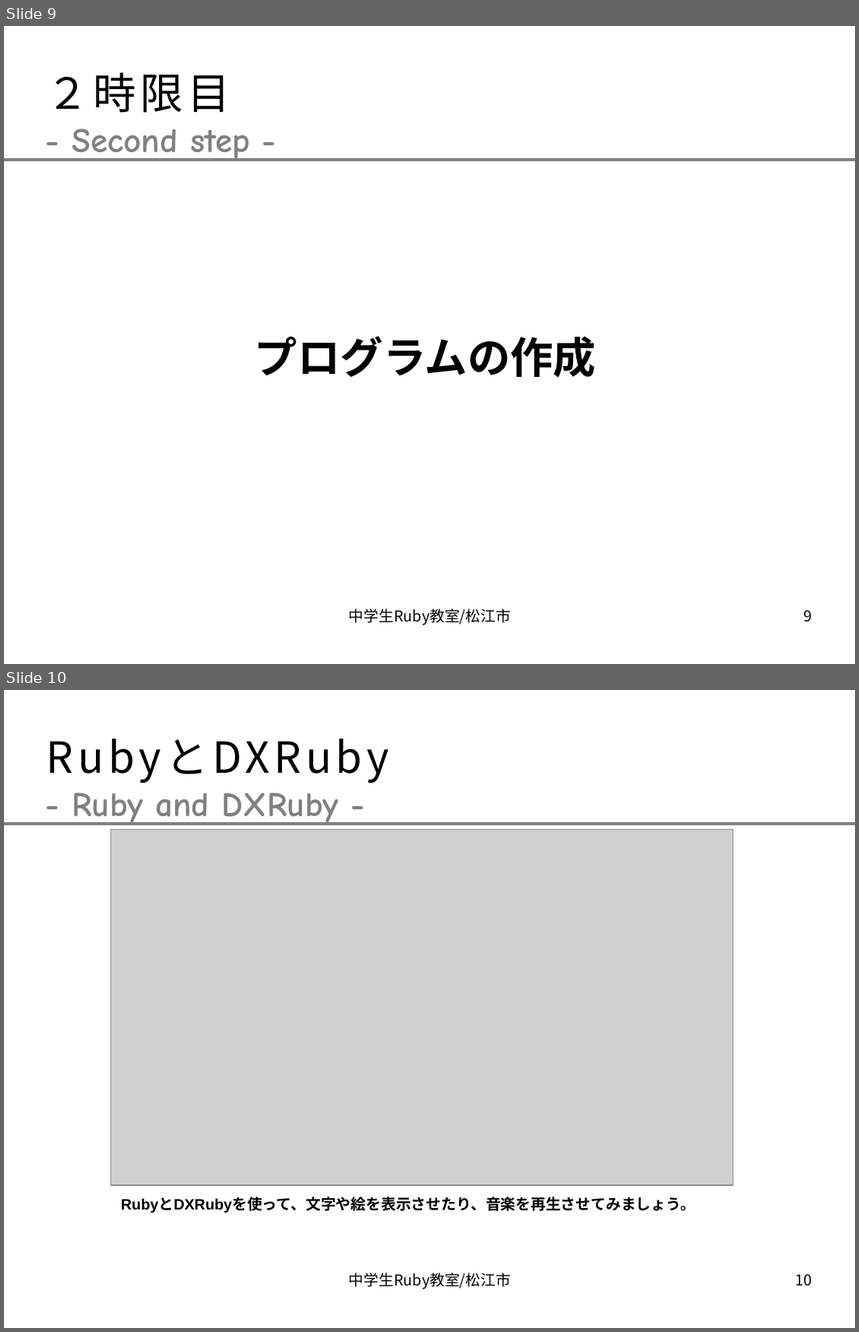
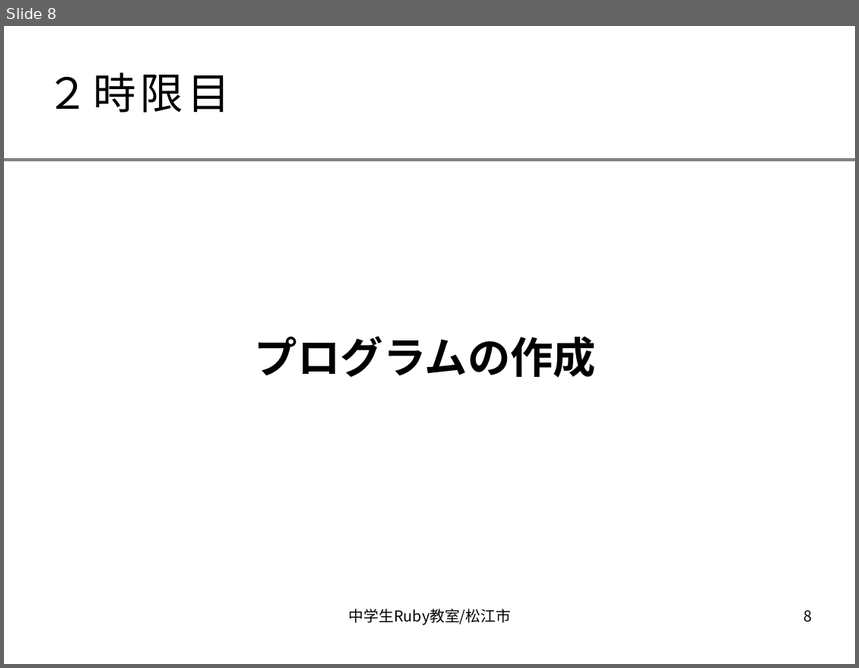
Before and after one commit to smalruby/ruby-school-mjh, a slide deck: mac/doc/text.odp. Shown one above the other, each under a label of ours: slides 9 and 10 before the commit, slide 8 after it. The pictures are 859x1332 and 859x668 pixels, drawn with LibreOffice and Linux fonts; fonts in the diff are those of the drawing; grey boxes stand for pictures; background and template pictures are left out. Boxes give left, top, right and bottom in pixels: in the first picture for what was removed or moved away, otherwise in the second. Text is boxed around its words. In the diff, an @@ line names an element or a change of style, - is before the commit and + after.

```diff
--- a/mac/doc/text.odp
+++ b/mac/doc/text.odp
@@ slide 10 removed at bbox=[4, 690, 855, 1328], background #FFFFFF; not listed: 1 template element that a slide beside it also shows @@
@@ title removed at bbox=[47, 716, 598, 796] @@
-RubyとDXRuby
@@ text removed at bbox=[72, 793, 338, 825] @@
-- Ruby and DXRuby -
@@ picture removed at bbox=[110, 830, 734, 1186] @@
@@ text removed at bbox=[121, 1198, 696, 1213] @@
-RubyとDXRubyを使って、文字や絵を表示させたり、音楽を再生させてみましょう。
@@ text removed at bbox=[349, 1273, 511, 1290] @@
-中学生Ruby教室/松江市
@@ page number removed at bbox=[796, 1274, 813, 1287] @@
-10
@@ what was slide 9 is now slide 8 @@
@@ slide 8 changed as well @@
@@ text removed at bbox=[72, 129, 250, 161] @@
-- Second step -
@@ page number at bbox=[804, 610, 813, 623]: text changed @@
-9
+8
```
Also in this commit, not shown: 9 other slides changed, 9 slides added, 3 other slides removed.
